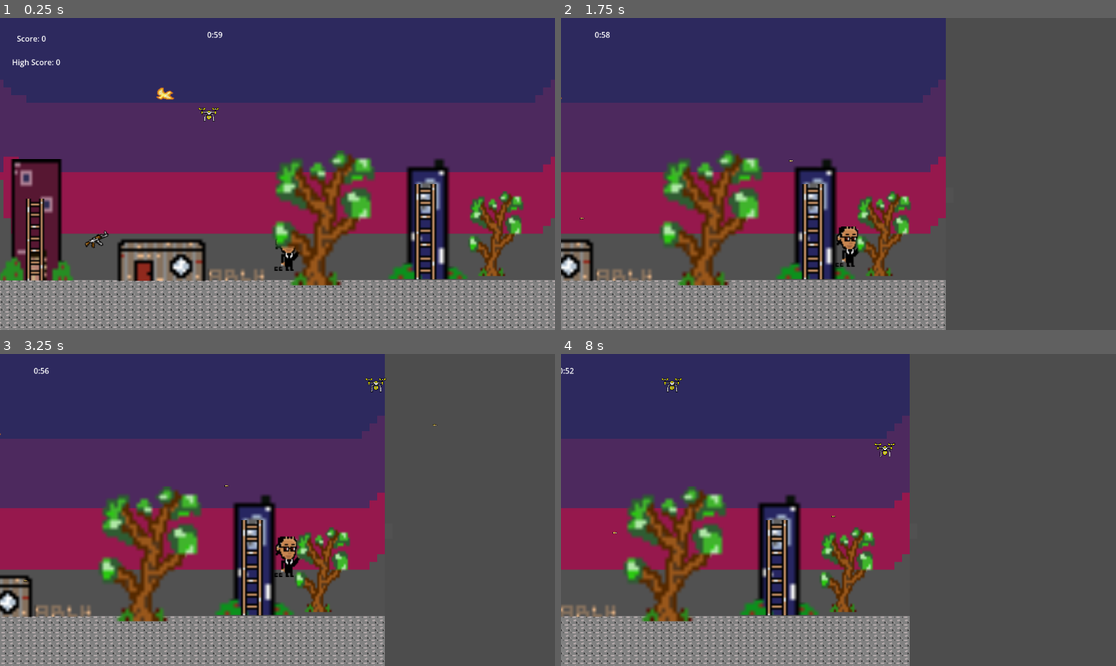
Above: before the commit, frames 1-4 (two rows, left to right).
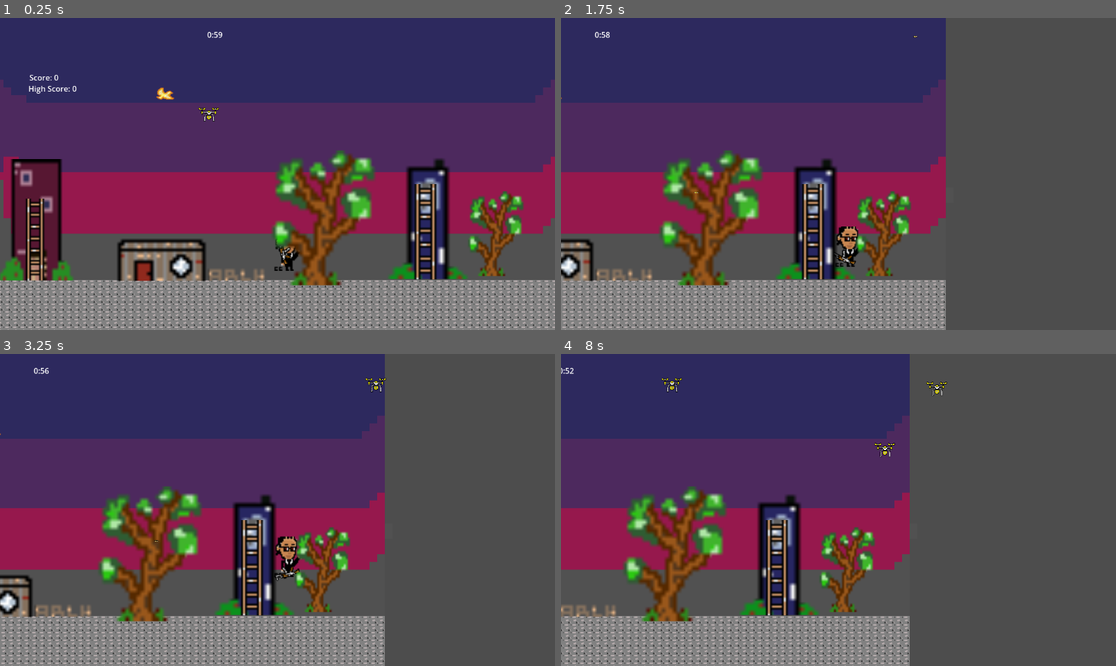
Above: after the commit, the same moments.

Repository: rimam-byte/gamedev
Game: Godot game, scene res://scenes/level.tscn
Two runs of this game, one before a commit and one after it. Both use one fixed random seed, a clock stepped at 60 frames per second and the inputs below.
Inputs (mouse positions are in pixels of both pictures, inside the frame that each line leads up to):
- Up to frame 1 (0.25 s): no input
- Up to frame 2 (1.75 s): move the mouse to (960, 158) at 0.52 s; hold Right (ui_right) from 0.53 s (still down); click (960, 158) at 0.6 s; tap Up (jump) at 0.77, 1.52 s; move the mouse to (727, 189) at 1.27 s; click (727, 189) at 1.35 s
- Up to frame 3 (3.25 s): move the mouse to (333, 441) at 2.02 s; release Right (ui_right) at 2.03 s; hold Left (ui_left) 2.03-2.78 s; click (333, 441) at 2.1 s; move the mouse to (249, 572) at 2.77 s; hold Right (ui_right) from 2.78 s (still down); click (249, 572) at 2.85 s; tap Up (jump) at 3.02 s
- Up to frame 4 (8 s): move the mouse to (1005, 556) at 3.52 s; click (1005, 556) at 3.6 s; tap Up (jump) at 3.77, 4.52, 6.02, 6.77, 7.52 s; move the mouse to (672, 463) at 4.27 s; release Right (ui_right) at 4.28 s; hold Left (ui_left) 4.28-5.03 s; click (672, 463) at 4.35 s; move the mouse to (866, 510) at 5.02 s; hold Right (ui_right) 5.03-5.78 s; click (866, 510) at 5.1 s; move the mouse to (755, 432) at 5.77 s; hold Left (ui_left) 5.78-7.28 s; click (755, 432) at 5.85 s; move the mouse to (960, 494) at 6.52 s; click (960, 494) at 6.6 s; move the mouse to (727, 525) at 7.27 s; hold Right (ui_right) from 7.28 s (still down); click (727, 525) at 7.35 s

The runs differ from the first frame. In frame 1, 0.4% of the frame differs, in the area x 2-53%, y 5-79%; in frame 2, less than 0.1%; in frame 3, less than 0.1%; in frame 4, less than 0.1%.

Commit message:
gun sticks to player

Diff:
--- a/cee-city/scenes/level.tscn
+++ b/cee-city/scenes/level.tscn
@@ -6,7 +6,6 @@
 [ext_resource type="PackedScene" uid="uid://dec7qywta0cro" path="res://scenes/enemies.tscn" id="2_ppgk2"]
 [ext_resource type="Script" uid="uid://crfghai51sexe" path="res://scripts/enemy_spawner.gd" id="3_2r41h"]
 [ext_resource type="Texture2D" uid="uid://n0be2of8x2od" path="res://assets/road1.png" id="4_b121j"]
-[ext_resource type="PackedScene" uid="uid://j238t2odwoxf" path="res://scenes/gun.tscn" id="4_klq6b"]
 [ext_resource type="Texture2D" uid="uid://ccu3qpjecerya" path="res://assets/building1.1.png" id="8_olg7q"]
 [ext_resource type="Texture2D" uid="uid://cnwxxjqwsrycl" path="res://assets/building2.png" id="9_t1rx8"]
 [ext_resource type="Texture2D" uid="uid://4ebd11e10koj" path="res://assets/ladder.1.png" id="10_8iemx"]
@@ -176,25 +175,22 @@
 wait_time = 2.663
 autostart = true
 
-[node name="Node2D" parent="." unique_id=1192438596 instance=ExtResource("4_klq6b")]
-position = Vector2(-374, 482)
-
 [node name="CanvasLayer" type="CanvasLayer" parent="." unique_id=1370127484]
 follow_viewport_enabled = true
 
 [node name="Score" type="Label" parent="CanvasLayer" unique_id=1248442717]
-offset_left = -532.0
-offset_top = 31.0
-offset_right = -398.0
-offset_bottom = 61.0
+offset_left = -506.0
+offset_top = 112.0
+offset_right = -372.0
+offset_bottom = 142.0
 text = "Score:"
 label_settings = SubResource("LabelSettings_ppgk2")
 
 [node name="HighScore" type="Label" parent="CanvasLayer" unique_id=126847452]
-offset_left = -542.0
-offset_top = 80.0
-offset_right = -412.0
-offset_bottom = 103.0
+offset_left = -508.0
+offset_top = 135.0
+offset_right = -378.0
+offset_bottom = 158.0
 text = "High Score:"
 
 [node name="Timer" type="Label" parent="CanvasLayer" unique_id=1713501209]
--- a/cee-city/scenes/player.tscn
+++ b/cee-city/scenes/player.tscn
@@ -2,6 +2,7 @@
 
 [ext_resource type="Script" uid="uid://cqmd4agoa7on0" path="res://scripts/player.gd" id="1_3vyb7"]
 [ext_resource type="Texture2D" uid="uid://cq1ujsysn604t" path="res://assets/character.png" id="2_g2els"]
+[ext_resource type="PackedScene" uid="uid://j238t2odwoxf" path="res://scenes/gun.tscn" id="3_qhqgy"]
 
 [sub_resource type="RectangleShape2D" id="RectangleShape2D_sh265"]
 size = Vector2(59, 85)
@@ -21,3 +22,6 @@
 position = Vector2(19.5, -25.999998)
 scale = Vector2(2.34375, 2.625)
 texture = ExtResource("2_g2els")
+
+[node name="gun" parent="." unique_id=1192438596 instance=ExtResource("3_qhqgy")]
+position = Vector2(32, -10)
--- a/cee-city/scripts/level.gd
+++ b/cee-city/scripts/level.gd
@@ -3,7 +3,8 @@
 var high_score = 0
 var time_left = 60.0
 const SAVEFILE ='user://savefile.save'
-
+@export var max_ammo= 10
+@onready var current_ammo= max_ammo
 @onready var score_label = $CanvasLayer/Score
 @onready var high_score_label = $CanvasLayer/HighScore
 @onready var timer_label = $CanvasLayer/Timer
